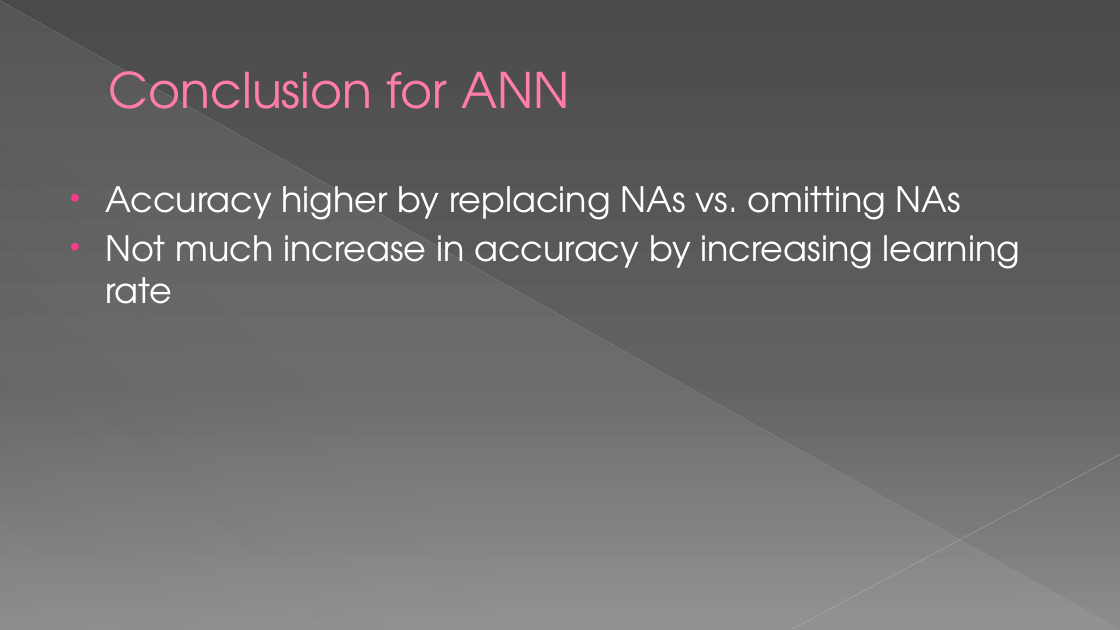
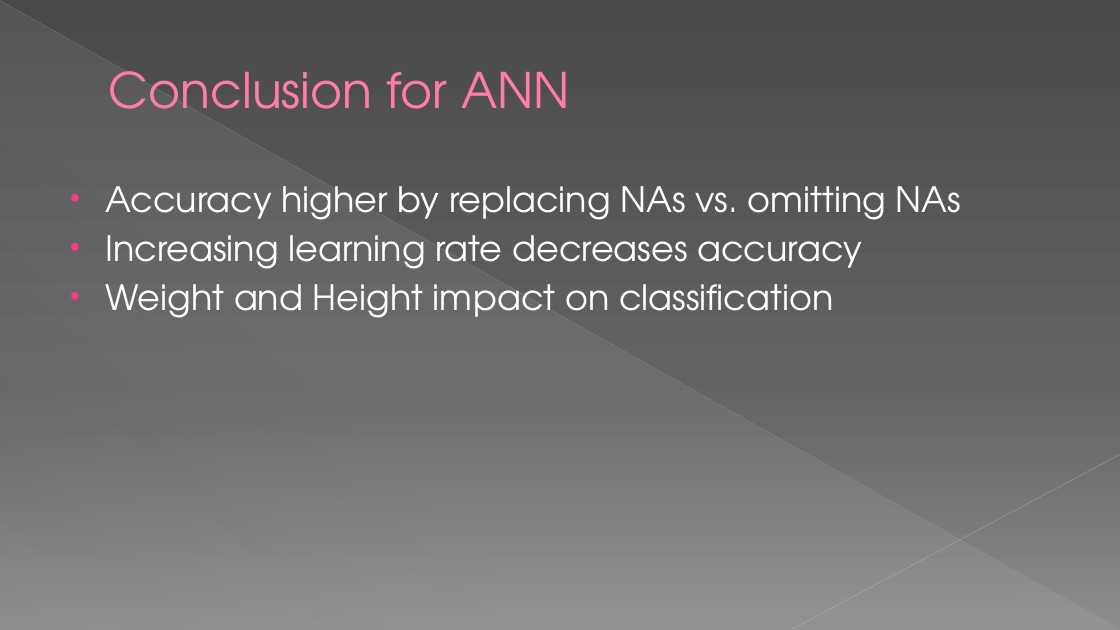
Before and after one commit to dhavalaM/CS513-Project, a slide deck: slide 33 of Presentation_YPS.pptx. Drawn at 1120x630 pixels with LibreOffice and Linux fonts; fonts in the diff are those of the drawing. Boxes give left, top, right and bottom in pixels: in the first picture for what was removed or moved away, otherwise in the second. Text is boxed around its words. In the diff, an @@ line names an element or a change of style, - is before the commit and + after.

Commit message:
ppt

```diff
--- a/Presentation_YPS.pptx
+++ b/Presentation_YPS.pptx
@@ text at (x1=105, y1=235, x2=862, y2=318): text changed @@
-• Not much increase in accuracy by increasing learning rate
+• Increasing learning rate decreases accuracy
+• Weight and Height impact on classification
```
